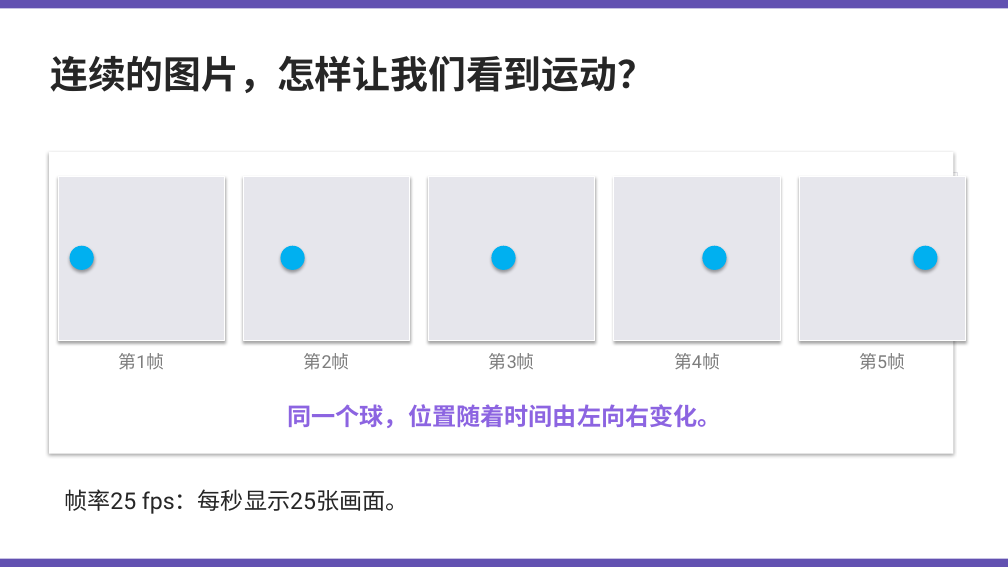
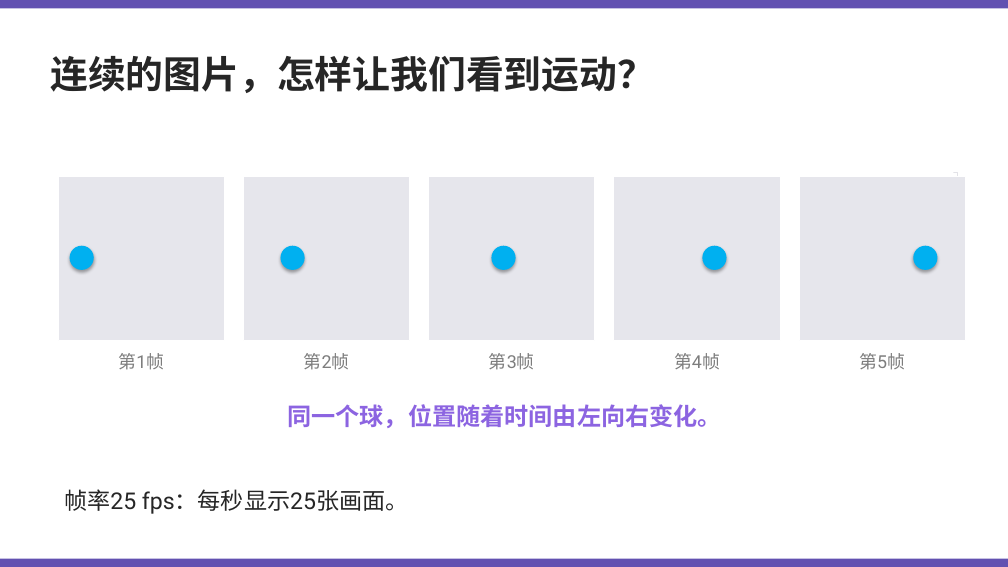
Before and after one commit to Kunonepeng/shtick, a slide deck: slide 48 of 1-2-encoding/1-2-3-audio-encoding-v2/1-2-3-audio-encoding-v8.6.gpt.pptx. Drawn at 1008x567 pixels with LibreOffice and Linux fonts; fonts in the diff are those of the drawing. Boxes give left, top, right and bottom in pixels: in the first picture for what was removed or moved away, otherwise in the second. Text is boxed around its words. In the diff, an @@ line names an element or a change of style, - is before the commit and + after.

```diff
--- a/1-2-encoding/1-2-3-audio-encoding-v2/1-2-3-audio-encoding-v8.6.gpt.pptx
+++ b/1-2-encoding/1-2-3-audio-encoding-v2/1-2-3-audio-encoding-v8.6.gpt.pptx
@@ shadow off in 6 elements at (x1=49, y1=152, x2=954, y2=454), (x1=58, y1=177, x2=225, y2=341), (x1=243, y1=177, x2=410, y2=341), (x1=429, y1=177, x2=595, y2=341), (x1=614, y1=177, x2=780, y2=341), (x1=799, y1=177, x2=966, y2=341) @@
```
Also in this commit, not shown: 11 other slides changed, 12 other files.
